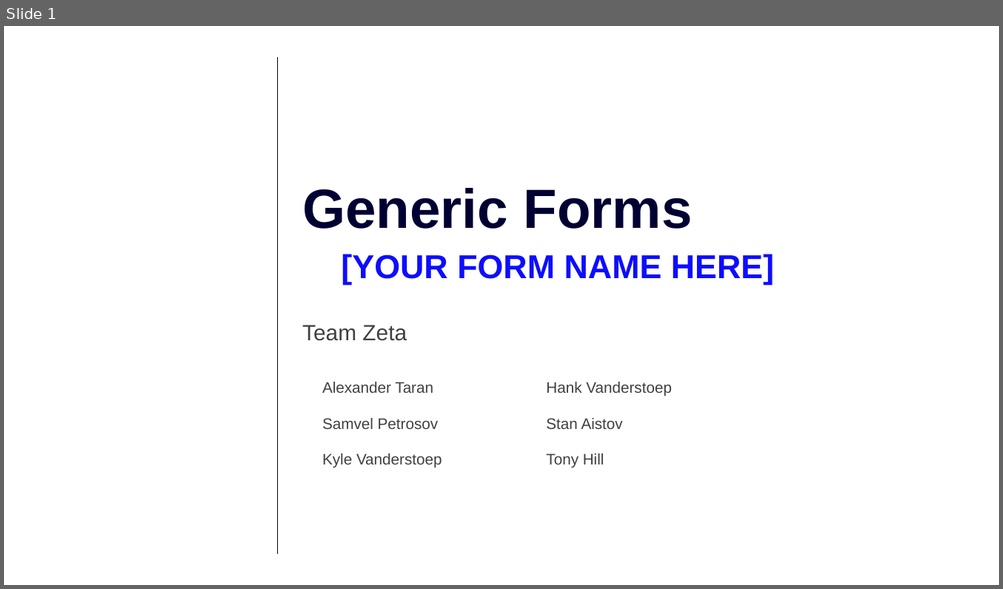
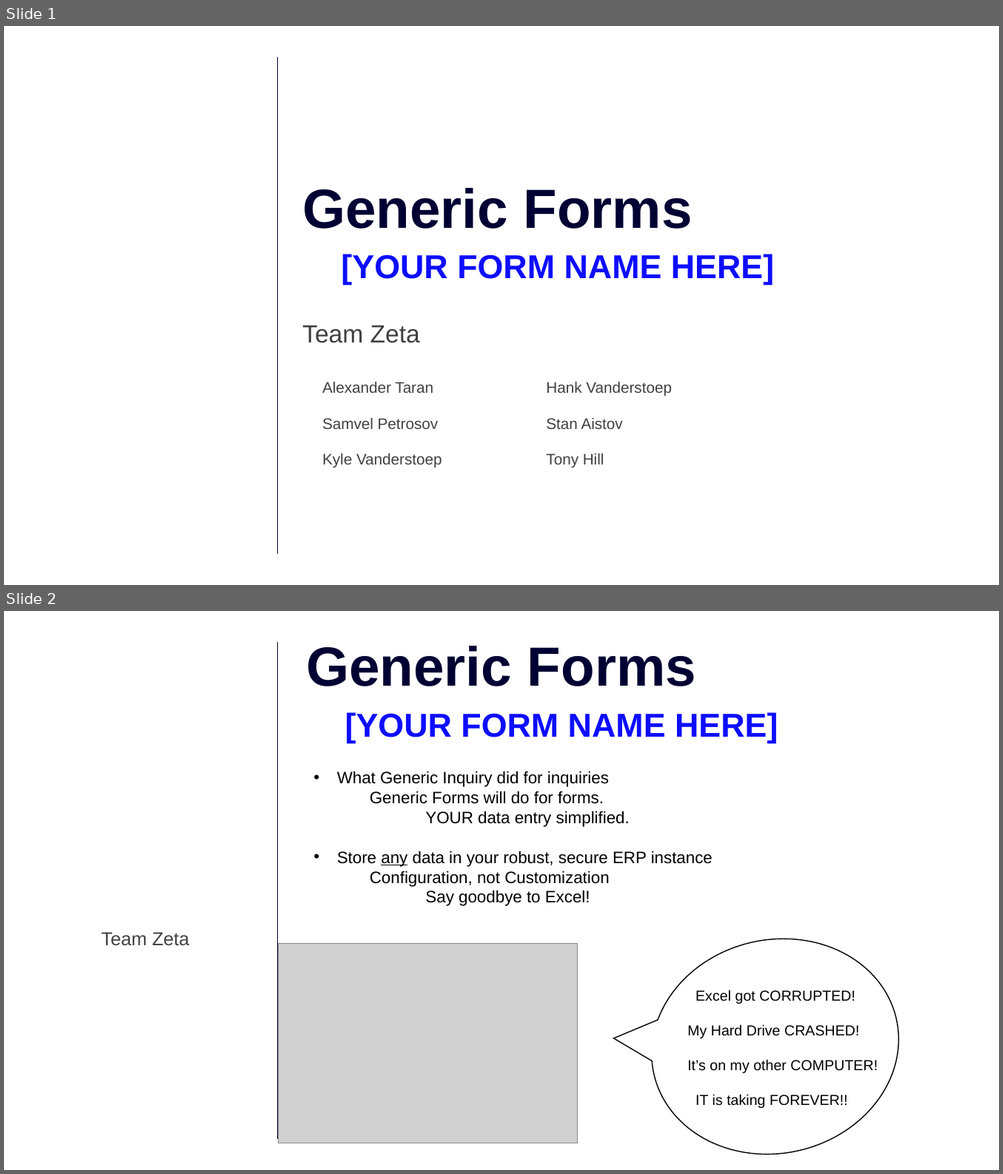
Before and after one commit to AcumaticaHackathon/2020-Team-Zeta, a slide deck: Misc/Summit 2020 Zeta.pptx. Shown one above the other, each under a label of ours: slide 1 before the commit, slides 1 and 2 after it. The pictures are 1003x589 and 1003x1174 pixels, drawn with LibreOffice and Linux fonts; fonts in the diff are those of the drawing; grey boxes stand for pictures; background and template pictures are left out. Boxes give left, top, right and bottom in pixels: in the first picture for what was removed or moved away, otherwise in the second. Text is boxed around its words. In the diff, an @@ line names an element or a change of style, - is before the commit and + after.

```diff
--- a/Misc/Summit 2020 Zeta.pptx
+++ b/Misc/Summit 2020 Zeta.pptx
@@ slide 2 added at (4,611,999,1170), background #FFFFFF; not listed: 1 template element that a slide beside it also shows @@
@@ title added at (306,646,696,686), 53.3 pt, text #000033, bold @@
+Generic Forms
@@ text added at (345,712,777,743), 32 pt, text #0D0DFF, bold @@
+[YOUR FORM NAME HERE]
@@ text added at (337,771,712,906), 16 pt, text #000000 @@
+• What Generic Inquiry did for inquiries
+Generic Forms will do for forms.
+YOUR data entry simplified.
+• Store any data in your robust, secure ERP instance
+Configuration, not Customization
+Say goodbye to Excel!
@@ speech bubble added at (629,915,920,1170), outline #000000 1 pt @@
@@ text added at (101,932,189,946), 18 pt, text #404040 @@
+Team Zeta
@@ picture added at (279,944,578,1144) @@
@@ text added at (687,990,877,1108), 14 pt, text #000000 @@
+Excel got CORRUPTED!
+My Hard Drive CRASHED!
+It’s on my other COMPUTER!
+IT is taking FOREVER!!
@@ slide 1 changed as well @@
@@ text "Team Zeta" at (302,326,420,343): size 21.3 to 24 pt @@
```
Also in this commit, not shown: 5 other slides added, 10 slides removed.
